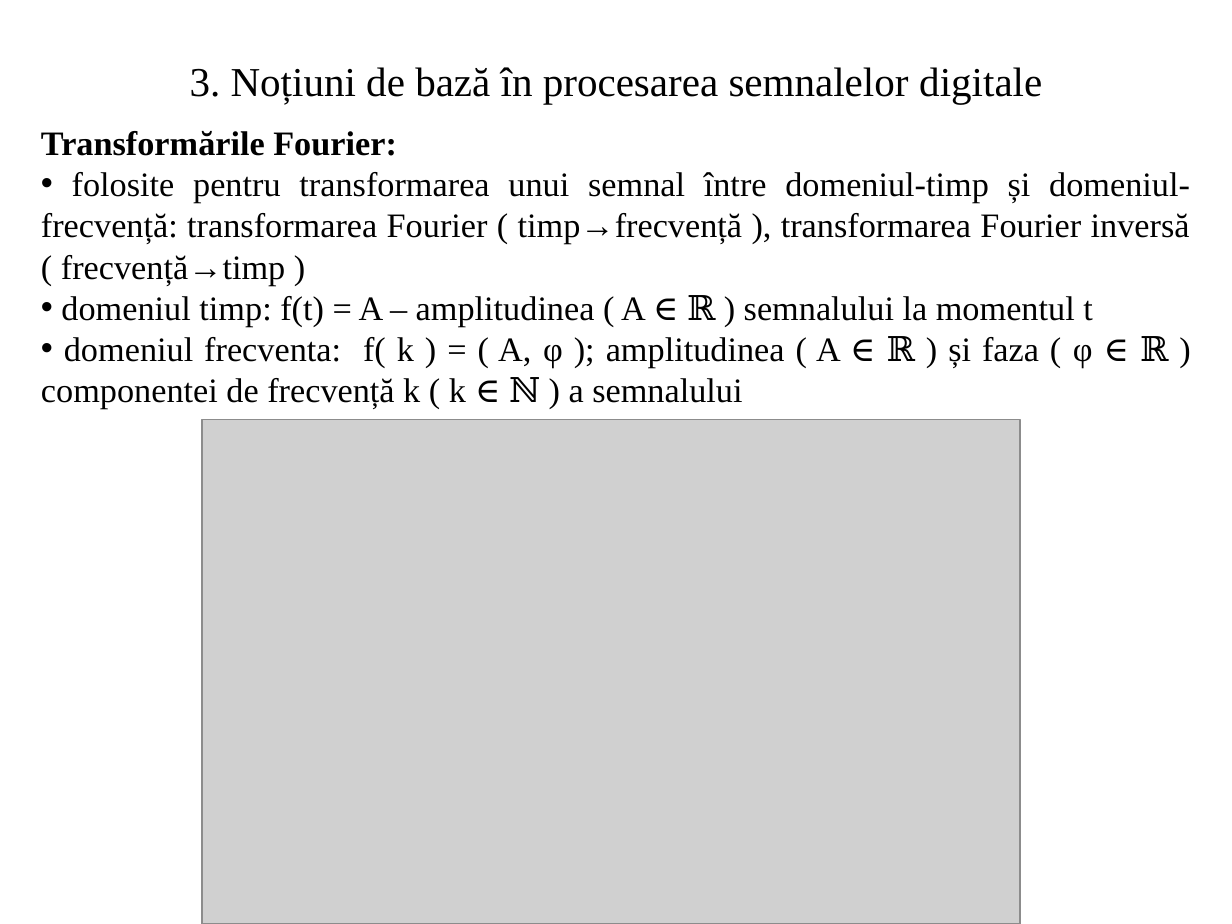
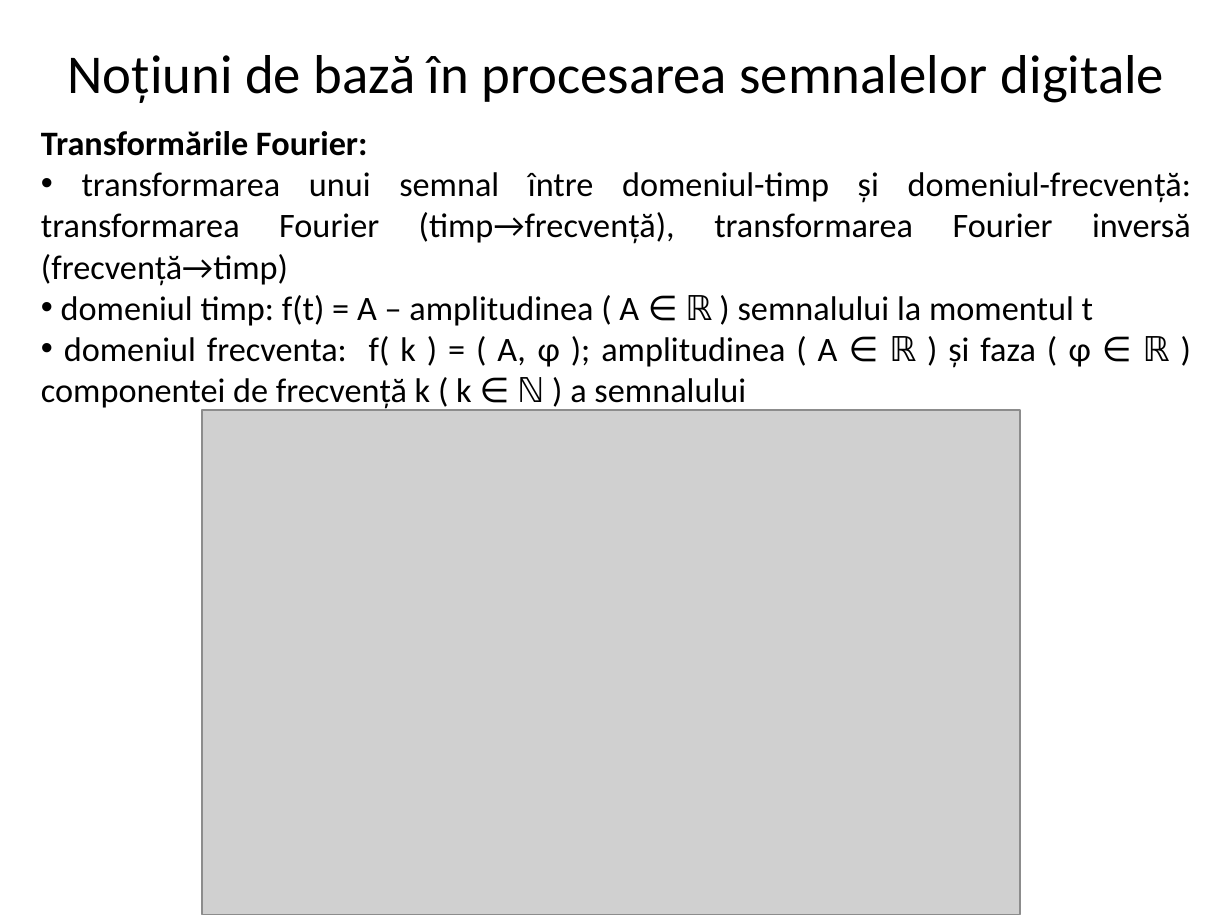
Before and after one commit to DrimbaAlexandru/Discuri, a slide deck: slide 7 of docs/Prezentare.pptx. Drawn at 1232x924 pixels with LibreOffice and Linux fonts; fonts in the diff are those of the drawing; grey boxes stand for pictures. Boxes give left, top, right and bottom in pixels: in the first picture for what was removed or moved away, otherwise in the second. Text is boxed around its words. In the diff, an @@ line names an element or a change of style, - is before the commit and + after.

```diff
--- a/docs/Prezentare.pptx
+++ b/docs/Prezentare.pptx
@@ text at [67, 55, 1164, 103]: text changed; size 24 to 32 pt; font Times New Roman to Calibri @@
-3. Noțiuni de bază în procesarea semnalelor digitale
+Noțiuni de bază în procesarea semnalelor digitale
@@ text at [41, 131, 1170, 411]: font Times New Roman to Calibri in "Transformările Fourier:", "domeniul timp: f(t) = A – amplitudinea ...", "domeniul frecventa: f( k ) = ( ..." @@
@@ text at [41, 172, 1191, 286]: text changed; font Times New Roman to Calibri @@
-• folosite pentru transformarea unui semnal între domeniul-timp și domeniul-frecvență: transformarea Fourier ( timp→frecvență ), transformarea Fourier inversă ( frecvență→timp )
+• transformarea unui semnal între domeniul-timp și domeniul-frecvență: transformarea Fourier (timp→frecvență), transformarea Fourier inversă (frecvență→timp)
@@ picture: place and size @@
-picture at [202, 420, 1020, 924]
+picture at [202, 410, 1020, 914]
```
Also in this commit, not shown: 6 other slides changed, 6 slides added, 1 slide removed.
